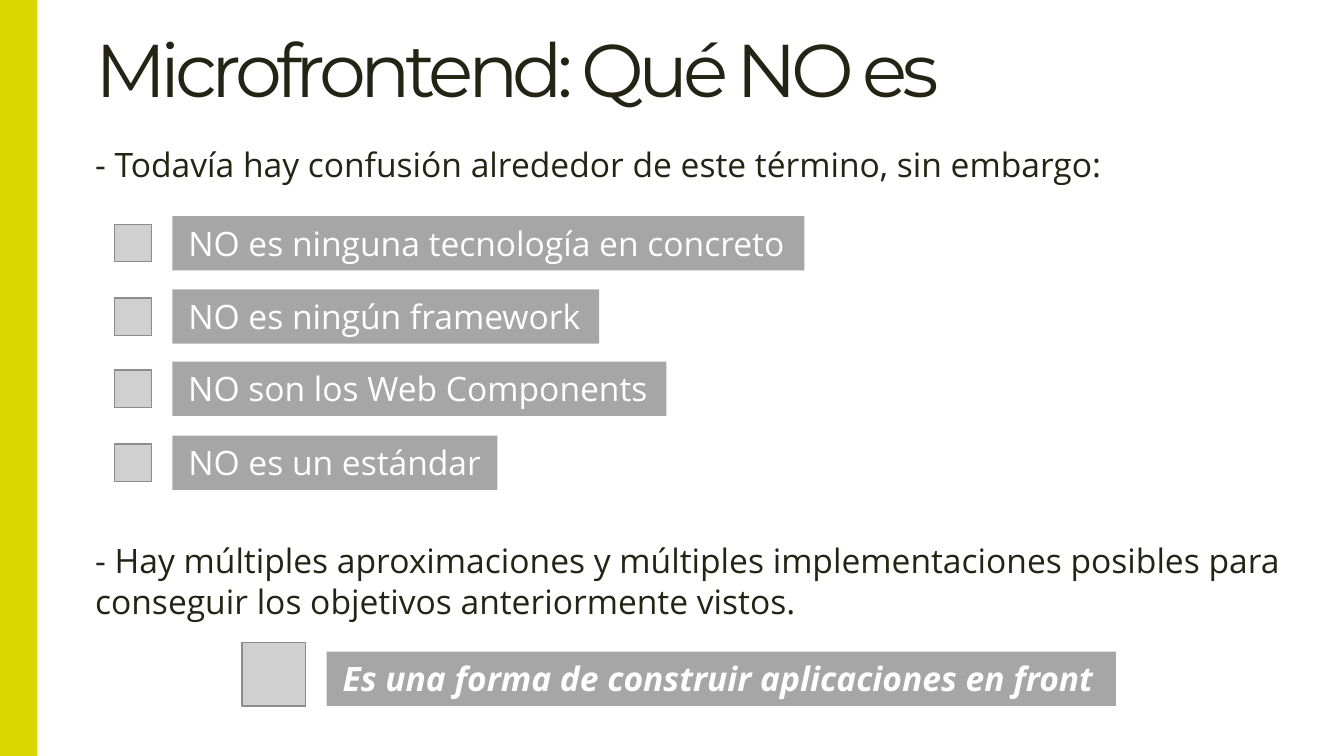
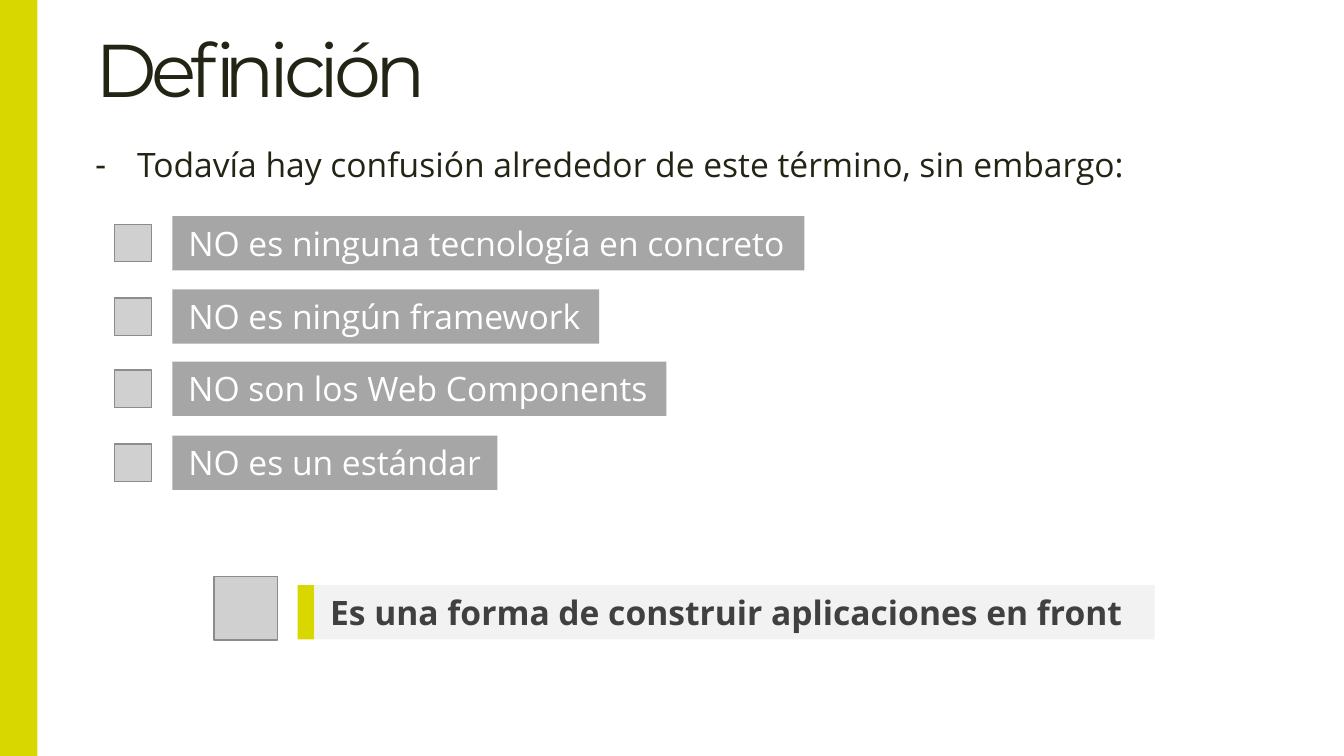
Before and after one commit to Lemoncode/master-frontend-lemoncode, a slide deck: slide 3 of 04-frameworks/16-microfrontends/00-teoría/00-introducción-a-microfrontends.pptx (slide 4 before the commit). Drawn at 1344x756 pixels with LibreOffice and Linux fonts; fonts in the diff are those of the drawing; grey boxes stand for pictures. Boxes give left, top, right and bottom in pixels: in the first picture for what was removed or moved away, otherwise in the second. Text is boxed around its words. In the diff, an @@ line names an element or a change of style, - is before the commit and + after.

```diff
--- a/04-frameworks/16-microfrontends/00-teoría/00-introducción-a-microfrontends.pptx
+++ b/04-frameworks/16-microfrontends/00-teoría/00-introducción-a-microfrontends.pptx
@@ title at (95, 41, 426, 98): text changed @@
-Microfrontend: Qué NO es
+Definición
@@ text at (137, 151, 1123, 185): text changed @@
-- Todavía hay confusión alrededor de este término, sin embargo:
+– Todavía hay confusión alrededor de este término, sin embargo:
@@ text removed at (95, 547, 1280, 622) @@
-- Hay múltiples aproximaciones y múltiples implementaciones posibles para conseguir los objetivos anteriormente vistos.
@@ picture: place and size @@
-picture at (242, 642, 305, 706)
+picture at (214, 577, 277, 640)
@@ rectangle added at (298, 585, 314, 638), fill #D8D800 @@
@@ rectangle "Es una forma de construir ...": place and size @@
-rectangle "Es una forma de construir ..." at (327, 652, 1116, 706)
+rectangle "Es una forma de construir ..." at (314, 585, 1154, 638)
@@ rectangle "Es una forma de construir ..." at (314, 585, 1154, 638): text colour #FFFFFF to #404040, italic off; vertical alignment top to middle; fill #A6A6A6 to #F2F2F2 @@
```
Also in this commit, not shown: 6 other slides changed, 3 slides added, 6 slides removed.
